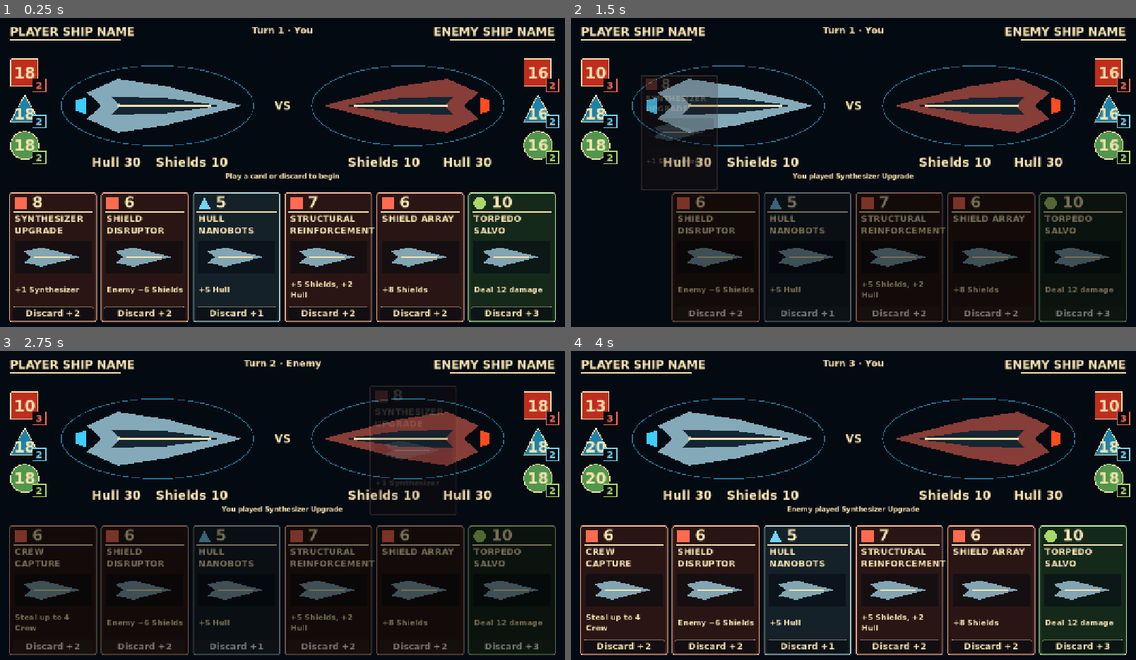
Above: before the commit, frames 1-4 (two rows, left to right).
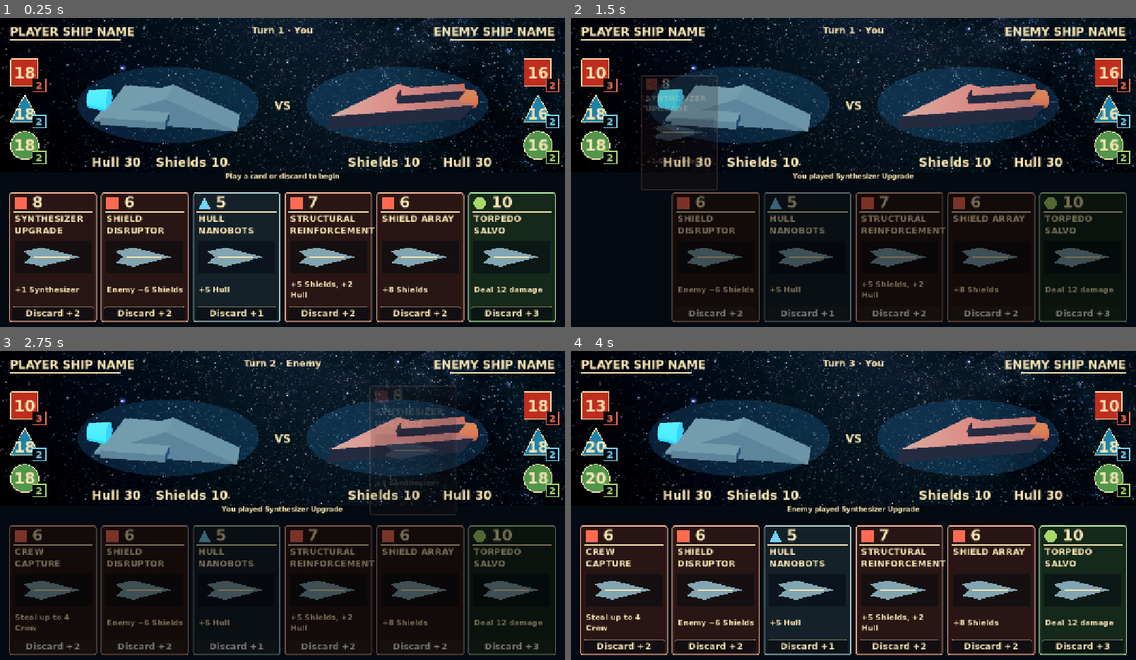
Above: after the commit, the same moments.

Repository: RPGMaster2000/arcospace
Game: Godot game, scene res://scenes/board_3d.tscn
Same seed, same stepped clock (60 frames per second), same inputs: the game is played once before the commit and once after it. Before the commit the project starts from res://scenes/board.tscn.
Inputs (mouse positions are in pixels of both pictures, inside the frame that each line leads up to):
- Up to frame 1 (0.25 s): no input
- Up to frame 2 (1.5 s): click "8" at 0.5 s; move the mouse to (977, 160) at 1.27 s; click (977, 160) at 1.42 s
- Up to frame 3 (2.75 s): drag from (169, 527) to (254, 573) at 2.02 s
- Up to frame 4 (4 s): move the mouse to (910, 440) at 2.77 s; click (910, 440) at 2.92 s; drag from (825, 573) to (684, 462) at 3.52 s

The runs differ from the first frame. In frame 1, 15% of the frame differs, in the area x 0-100%, y 0-50%; in frame 2, 15%; in frame 3, 15%; in frame 4, 15%.

Commit message:
Change the battlefield a bit, as well as the camera settings.

Diff:
--- a/project.godot
+++ b/project.godot
@@ -11,7 +11,7 @@
 [application]
 
 config/name="Arcospace"
-run/main_scene="uid://b8oky8vk8op0d"
+run/main_scene="res://scenes/board_3d.tscn"
 config/features=PackedStringArray("4.7", "Mobile")
 config/icon="res://icon.svg"
 
--- a/scenes/battlefield_3d.tscn
+++ b/scenes/battlefield_3d.tscn
@@ -1,55 +1,86 @@
-[gd_scene load_steps=7 format=3]
+[gd_scene format=3 uid="uid://bwhl34lapmlrp"]
 
+[ext_resource type="Texture2D" uid="uid://sdr8upensafa" path="res://assets/background/starfield.png" id="2_yd1a1"]
 [ext_resource type="PackedScene" path="res://scenes/ship_3d.tscn" id="Ship"]
+
 [sub_resource type="Environment" id="Environment"]
 background_mode = 1
 background_color = Color(0.018, 0.039, 0.067, 1)
 ambient_light_source = 3
 ambient_light_color = Color(0.45, 0.6, 0.8, 1)
 ambient_light_energy = 0.65
+
 [sub_resource type="StandardMaterial3D" id="EnemyMaterial"]
 albedo_color = Color(0.53, 0.24, 0.22, 1)
 metallic = 0.45
 roughness = 0.4
-[sub_resource type="StandardMaterial3D" id="PlanetMaterial"]
-albedo_color = Color(0.17, 0.32, 0.43, 1)
-roughness = 0.95
-[sub_resource type="SphereMesh" id="PlanetMesh"]
-radius = 0.5
-height = 1.0
-radial_segments = 24
-rings = 12
+
 [sub_resource type="StandardMaterial3D" id="EnemyEngine"]
 albedo_color = Color(1, 0.3, 0.12, 1)
 emission_enabled = true
 emission = Color(1, 0.3, 0.12, 1)
 
-[node name="Battlefield" type="Node3D"]
-[node name="WorldEnvironment" type="WorldEnvironment" parent="."]
+[sub_resource type="StandardMaterial3D" id="StandardMaterial3D_i3k6e"]
+shading_mode = 0
+albedo_texture = ExtResource("2_yd1a1")
+
+[sub_resource type="QuadMesh" id="QuadMesh_y84xi"]
+
+[node name="Battlefield" type="Node3D" unique_id=584798678]
+
+[node name="WorldEnvironment" type="WorldEnvironment" parent="." unique_id=248501462]
 environment = SubResource("Environment")
-[node name="Camera3D" type="Camera3D" parent="."]
-position = Vector3(0, 0, 15)
-projection = 1
-size = 12.8
+
+[node name="Camera3D" type="Camera3D" parent="." unique_id=459447815]
+transform = Transform3D(1, 0, 0, 0, 1, 0, 0, 0, 1, 0, 0, 15)
 keep_aspect = 0
 current = true
-[node name="Sun" type="DirectionalLight3D" parent="."]
-rotation = Vector3(-0.6, -0.5, -0.3)
+fov = 50.5
+size = 12.8
+
+[node name="Sun" type="DirectionalLight3D" parent="." unique_id=2115728314]
+transform = Transform3D(0.8207813, 0.56658334, -0.07281119, -0.39885932, 0.6596662, 0.6369862, 0.40893686, -0.49378502, 0.76742923, 0, 0, 0)
 light_color = Color(1, 0.9, 0.75, 1)
-light_energy = 1.5
-[node name="PlayerShip" parent="." instance=ExtResource("Ship")]
-position = Vector3(-2.83, -0.24, 0)
-[node name="EnemyShip" parent="." instance=ExtResource("Ship")]
-position = Vector3(2.84, -0.24, 0)
-rotation = Vector3(0, 3.1415927, 0)
+light_energy = 1.738
+
+[node name="PlayerShip" parent="." unique_id=2061140808 instance=ExtResource("Ship")]
+transform = Transform3D(1, 0, 0, 0, 1, 0, 0, 0, 1, -2.83, -0.24, 0)
+
+[node name="Body" parent="PlayerShip" index="0"]
+transform = Transform3D(0.99680173, 0.07991469, 0, -0.07506968, 0.93636835, -0.3428978, -0.02740257, 0.34180114, 0.9393727, 0, 0, 0)
+
+[node name="Wings" parent="PlayerShip/Body" index="1"]
+transform = Transform3D(1, 0, 0, 0, 1, 0, 0, 0, 1, -0.65, -0.08, 0)
+
+[node name="Engine" parent="PlayerShip/Body" index="2"]
+transform = Transform3D(7.54979e-08, -1, 0, 1, 7.54979e-08, 0, 0, 0, 1, -1.75, 0, 0)
+
+[node name="Shield" parent="PlayerShip" index="1"]
+transform = Transform3D(2.25, 0, 0, 0, 0.95, 0, 0, 0, 1.6, 0, 0, 0)
+
+[node name="EnemyShip" parent="." unique_id=2100820454 instance=ExtResource("Ship")]
+transform = Transform3D(-1, 0, -8.742278e-08, 0, 1, 0, 8.742278e-08, 0, -1, 2.84, -0.24, 0)
+
+[node name="Body" parent="EnemyShip" index="0"]
+transform = Transform3D(0.99680173, 0.07991469, 0, -0.07506968, 0.93636835, -0.3428978, -0.02740257, 0.34180114, 0.9393727, 0, 0, 0)
+
 [node name="Hull" parent="EnemyShip/Body" index="0"]
 material_override = SubResource("EnemyMaterial")
+
+[node name="Wings" parent="EnemyShip/Body" index="1"]
+transform = Transform3D(1, 0, 0, 0, 1, 0, 0, 0, 1, -0.65, -0.08, 0)
+
 [node name="Engine" parent="EnemyShip/Body" index="2"]
+transform = Transform3D(7.54979e-08, -1, 0, 1, 7.54979e-08, 0, 0, 0, 1, -1.75, 0, 0)
 material_override = SubResource("EnemyEngine")
-[node name="Planet" type="MeshInstance3D" parent="."]
-position = Vector3(0, 0.7, -3)
-mesh = SubResource("PlanetMesh")
-material_override = SubResource("PlanetMaterial")
+
+[node name="Shield" parent="EnemyShip" index="1"]
+transform = Transform3D(2.25, 0, 0, 0, 0.95, 0, 0, 0, 1.6, 0, 0, 0)
+
+[node name="MeshInstance3D" type="MeshInstance3D" parent="." unique_id=425268941]
+transform = Transform3D(25.157, 0, 0, 0, 14.15, 0, 0, 0, 0.786, 0, 0, -3.05)
+material_override = SubResource("StandardMaterial3D_i3k6e")
+mesh = SubResource("QuadMesh_y84xi")
 
 [editable path="PlayerShip"]
 [editable path="EnemyShip"]
--- a/scenes/board_3d.tscn
+++ b/scenes/board_3d.tscn
@@ -1,30 +1,386 @@
-[gd_scene load_steps=4 format=3]
-
-[ext_resource type="PackedScene" path="res://scenes/board.tscn" id="Board"]
-[ext_resource type="Script" path="res://scripts/board_3d.gd" id="Script"]
-[ext_resource type="PackedScene" path="res://scenes/battlefield_3d.tscn" id="Battlefield"]
-
-[node name="Board3D" instance=ExtResource("Board")]
+[gd_scene format=3 uid="uid://covijf8vlhce"]
+
+[ext_resource type="Script" uid="uid://centsvm7vv87w" path="res://scripts/card_motion_settings.gd" id="4_6scva"]
+[ext_resource type="PackedScene" uid="uid://bwhl34lapmlrp" path="res://scenes/battlefield_3d.tscn" id="Battlefield"]
+[ext_resource type="PackedScene" uid="uid://b8oky8vk8op0d" path="res://scenes/board.tscn" id="Board"]
+[ext_resource type="Script" uid="uid://dei73i6ba80u3" path="res://scripts/board_3d.gd" id="Script"]
+
+[sub_resource type="StyleBoxFlat" id="StyleBoxFlat_ymbnj"]
+bg_color = Color(0.16, 0.088, 0.08, 1)
+border_width_left = 2
+border_width_top = 2
+border_width_right = 2
+border_width_bottom = 2
+border_color = Color(0.985, 0.72, 0.595, 1)
+corner_radius_top_left = 5
+corner_radius_top_right = 5
+corner_radius_bottom_right = 5
+corner_radius_bottom_left = 5
+
+[sub_resource type="StyleBoxFlat" id="StyleBoxFlat_pdr7n"]
+bg_color = Color(0.2272, 0.16095999, 0.1536, 1)
+border_width_left = 2
+border_width_top = 2
+border_width_right = 2
+border_width_bottom = 2
+border_color = Color(1, 0.96, 0.8, 1)
+corner_radius_top_left = 5
+corner_radius_top_right = 5
+corner_radius_bottom_right = 5
+corner_radius_bottom_left = 5
+
+[sub_resource type="StyleBoxFlat" id="StyleBoxFlat_ldg68"]
+bg_color = Color(0.16, 0.088, 0.08, 1)
+border_width_left = 2
+border_width_top = 2
+border_width_right = 2
+border_width_bottom = 2
+border_color = Color(0.985, 0.72, 0.595, 1)
+corner_radius_top_left = 5
+corner_radius_top_right = 5
+corner_radius_bottom_right = 5
+corner_radius_bottom_left = 5
+
+[sub_resource type="StyleBoxFlat" id="StyleBoxFlat_dpblc"]
+bg_color = Color(0.2272, 0.16095999, 0.1536, 1)
+border_width_left = 2
+border_width_top = 2
+border_width_right = 2
+border_width_bottom = 2
+border_color = Color(1, 0.96, 0.8, 1)
+corner_radius_top_left = 5
+corner_radius_top_right = 5
+corner_radius_bottom_right = 5
+corner_radius_bottom_left = 5
+
+[sub_resource type="StyleBoxFlat" id="StyleBoxFlat_pu1rd"]
+bg_color = Color(0.08, 0.128, 0.16, 1)
+border_width_left = 2
+border_width_top = 2
+border_width_right = 2
+border_width_bottom = 2
+border_color = Color(0.735, 0.845, 0.845, 1)
+corner_radius_top_left = 5
+corner_radius_top_right = 5
+corner_radius_bottom_right = 5
+corner_radius_bottom_left = 5
+
+[sub_resource type="StyleBoxFlat" id="StyleBoxFlat_u2j21"]
+bg_color = Color(0.1536, 0.19776, 0.2272, 1)
+border_width_left = 2
+border_width_top = 2
+border_width_right = 2
+border_width_bottom = 2
+border_color = Color(1, 0.96, 0.8, 1)
+corner_radius_top_left = 5
+corner_radius_top_right = 5
+corner_radius_bottom_right = 5
+corner_radius_bottom_left = 5
+
+[sub_resource type="StyleBoxFlat" id="StyleBoxFlat_u7tku"]
+bg_color = Color(0.08, 0.128, 0.16, 1)
+border_width_left = 2
+border_width_top = 2
+border_width_right = 2
+border_width_bottom = 2
+border_color = Color(0.735, 0.845, 0.845, 1)
+corner_radius_top_left = 5
+corner_radius_top_right = 5
+corner_radius_bottom_right = 5
+corner_radius_bottom_left = 5
+
+[sub_resource type="StyleBoxFlat" id="StyleBoxFlat_iv5ir"]
+bg_color = Color(0.1536, 0.19776, 0.2272, 1)
+border_width_left = 2
+border_width_top = 2
+border_width_right = 2
+border_width_bottom = 2
+border_color = Color(1, 0.96, 0.8, 1)
+corner_radius_top_left = 5
+corner_radius_top_right = 5
+corner_radius_bottom_right = 5
+corner_radius_bottom_left = 5
+
+[sub_resource type="StyleBoxFlat" id="StyleBoxFlat_wqlm3"]
+bg_color = Color(0.08, 0.16, 0.103999995, 1)
+border_width_left = 2
+border_width_top = 2
+border_width_right = 2
+border_width_bottom = 2
+border_color = Color(0.735, 0.945, 0.66999996, 1)
+corner_radius_top_left = 5
+corner_radius_top_right = 5
+corner_radius_bottom_right = 5
+corner_radius_bottom_left = 5
+
+[sub_resource type="StyleBoxFlat" id="StyleBoxFlat_p4gps"]
+bg_color = Color(0.1536, 0.2272, 0.17568, 1)
+border_width_left = 2
+border_width_top = 2
+border_width_right = 2
+border_width_bottom = 2
+border_color = Color(1, 0.96, 0.8, 1)
+corner_radius_top_left = 5
+corner_radius_top_right = 5
+corner_radius_bottom_right = 5
+corner_radius_bottom_left = 5
+
+[sub_resource type="StyleBoxFlat" id="StyleBoxFlat_1kj3p"]
+bg_color = Color(0.08, 0.16, 0.103999995, 1)
+border_width_left = 2
+border_width_top = 2
+border_width_right = 2
+border_width_bottom = 2
+border_color = Color(0.735, 0.945, 0.66999996, 1)
+corner_radius_top_left = 5
+corner_radius_top_right = 5
+corner_radius_bottom_right = 5
+corner_radius_bottom_left = 5
+
+[sub_resource type="StyleBoxFlat" id="StyleBoxFlat_4gy4b"]
+bg_color = Color(0.1536, 0.2272, 0.17568, 1)
+border_width_left = 2
+border_width_top = 2
+border_width_right = 2
+border_width_bottom = 2
+border_color = Color(1, 0.96, 0.8, 1)
+corner_radius_top_left = 5
+corner_radius_top_right = 5
+corner_radius_bottom_right = 5
+corner_radius_bottom_left = 5
+
+[sub_resource type="Resource" id="Resource_l2uug"]
+resource_local_to_scene = true
+script = ExtResource("4_6scva")
+
+[node name="Board3D" unique_id=2024314220 instance=ExtResource("Board")]
 script = ExtResource("Script")
 
-[node name="BattleView" type="SubViewportContainer" parent="." index="1"]
+[node name="BattleView" type="SubViewportContainer" parent="." index="1" unique_id=60709116]
 layout_mode = 0
 offset_right = 1280.0
 offset_bottom = 350.0
 mouse_filter = 2
 stretch = true
-[node name="Viewport" type="SubViewport" parent="BattleView"]
+
+[node name="Viewport" type="SubViewport" parent="BattleView" index="0" unique_id=810749420]
+own_world_3d = true
 transparent_bg = true
 handle_input_locally = false
 size = Vector2i(1280, 350)
 render_target_update_mode = 4
-own_world_3d = true
-[node name="Battlefield" parent="BattleView/Viewport" instance=ExtResource("Battlefield")]
-
-[node name="PlayerShip" parent="." ]
-visible = false
-[node name="EnemyShip" parent="." ]
-visible = false
-[node name="BattleEffects" parent="."]
+
+[node name="Battlefield" parent="BattleView/Viewport" index="0" unique_id=2050030905 instance=ExtResource("Battlefield")]
+
+[node name="PlayerShip" parent="." index="12" unique_id=618961774]
+visible = false
+
+[node name="EnemyShip" parent="." index="13" unique_id=913091351]
+visible = false
+
+[node name="ShieldPlatingCard" parent="." index="20" unique_id=2042586335]
+tooltip_text = "Shield Plating
++4 Shields
+Right-click: discard (+1 Materials)"
+theme_override_styles/normal = SubResource("StyleBoxFlat_ymbnj")
+theme_override_styles/pressed = SubResource("StyleBoxFlat_pdr7n")
+theme_override_styles/hover = SubResource("StyleBoxFlat_pdr7n")
+theme_override_styles/disabled = SubResource("StyleBoxFlat_ymbnj")
+
+[node name="ResourceIcon" parent="ShieldPlatingCard" index="0"]
+anchors_preset = 0
+
+[node name="Energy" parent="ShieldPlatingCard/ResourceIcon" index="1"]
+visible = false
+
+[node name="Crew" parent="ShieldPlatingCard/ResourceIcon" index="2"]
+visible = false
+
+[node name="TitleLabel" parent="ShieldPlatingCard" index="3"]
+text = "SHIELD PLATING"
+
+[node name="ArtPlaceholder" parent="ShieldPlatingCard" index="4"]
+anchors_preset = 0
+
+[node name="DiscardButton" parent="ShieldPlatingCard" index="6"]
+tooltip_text = "Recover 1 Materials"
+
+[node name="SynthesizerUpgradeCard" parent="." index="21" unique_id=1150386306]
+tooltip_text = "Synthesizer Upgrade
++1 Synthesizer
+Right-click: discard (+2 Materials)"
+theme_override_styles/normal = SubResource("StyleBoxFlat_ldg68")
+theme_override_styles/pressed = SubResource("StyleBoxFlat_dpblc")
+theme_override_styles/hover = SubResource("StyleBoxFlat_dpblc")
+theme_override_styles/disabled = SubResource("StyleBoxFlat_ldg68")
+
+[node name="ResourceIcon" parent="SynthesizerUpgradeCard" index="0"]
+anchors_preset = 0
+
+[node name="Energy" parent="SynthesizerUpgradeCard/ResourceIcon" index="1"]
+visible = false
+
+[node name="Crew" parent="SynthesizerUpgradeCard/ResourceIcon" index="2"]
+visible = false
+
+[node name="CostLabel" parent="SynthesizerUpgradeCard" index="1"]
+text = "8"
+
+[node name="TitleLabel" parent="SynthesizerUpgradeCard" index="3"]
+text = "SYNTHESIZER UPGRADE"
+
+[node name="ArtPlaceholder" parent="SynthesizerUpgradeCard" index="4"]
+anchors_preset = 0
+
+[node name="DescriptionLabel" parent="SynthesizerUpgradeCard" index="5"]
+text = "+1 Synthesizer"
+
+[node name="DiscardButton" parent="SynthesizerUpgradeCard" index="6"]
+tooltip_text = "Recover 2 Materials"
+text = "Discard +2"
+
+[node name="LaserBurstCard" parent="." index="22" unique_id=1370597201]
+tooltip_text = "Laser Burst
+Deal 6 damage
+Right-click: discard (+2 Energy)"
+theme_override_styles/normal = SubResource("StyleBoxFlat_pu1rd")
+theme_override_styles/pressed = SubResource("StyleBoxFlat_u2j21")
+theme_override_styles/hover = SubResource("StyleBoxFlat_u2j21")
+theme_override_styles/disabled = SubResource("StyleBoxFlat_pu1rd")
+
+[node name="ResourceIcon" parent="LaserBurstCard" index="0"]
+anchors_preset = 0
+
+[node name="Materials" parent="LaserBurstCard/ResourceIcon" index="0"]
+visible = false
+
+[node name="Crew" parent="LaserBurstCard/ResourceIcon" index="2"]
+visible = false
+
+[node name="CostLabel" parent="LaserBurstCard" index="1"]
+text = "6"
+
+[node name="TitleLabel" parent="LaserBurstCard" index="3"]
+text = "LASER BURST"
+
+[node name="ArtPlaceholder" parent="LaserBurstCard" index="4"]
+anchors_preset = 0
+
+[node name="DescriptionLabel" parent="LaserBurstCard" index="5"]
+text = "Deal 6 damage"
+
+[node name="DiscardButton" parent="LaserBurstCard" index="6"]
+tooltip_text = "Recover 2 Energy"
+text = "Discard +2"
+
+[node name="EnergyCellCard" parent="." index="23" unique_id=372245618]
+tooltip_text = "Energy Cell
++4 Energy
+Right-click: discard (+1 Energy)"
+theme_override_styles/normal = SubResource("StyleBoxFlat_u7tku")
+theme_override_styles/pressed = SubResource("StyleBoxFlat_iv5ir")
+theme_override_styles/hover = SubResource("StyleBoxFlat_iv5ir")
+theme_override_styles/disabled = SubResource("StyleBoxFlat_u7tku")
+
+[node name="ResourceIcon" parent="EnergyCellCard" index="0"]
+anchors_preset = 0
+
+[node name="Materials" parent="EnergyCellCard/ResourceIcon" index="0"]
+visible = false
+
+[node name="Crew" parent="EnergyCellCard/ResourceIcon" index="2"]
+visible = false
+
+[node name="TitleLabel" parent="EnergyCellCard" index="3"]
+text = "ENERGY CELL"
+
+[node name="ArtPlaceholder" parent="EnergyCellCard" index="4"]
+anchors_preset = 0
+
+[node name="DescriptionLabel" parent="EnergyCellCard" index="5"]
+text = "+4 Energy"
+
+[node name="DiscardButton" parent="EnergyCellCard" index="6"]
+tooltip_text = "Recover 1 Energy"
+
+[node name="QuartersUpgradeCard" parent="." index="24" unique_id=926793025]
+tooltip_text = "Quarters Upgrade
++1 Quarters
+Right-click: discard (+2 Crew)"
+theme_override_styles/normal = SubResource("StyleBoxFlat_wqlm3")
+theme_override_styles/pressed = SubResource("StyleBoxFlat_p4gps")
+theme_override_styles/hover = SubResource("StyleBoxFlat_p4gps")
+theme_override_styles/disabled = SubResource("StyleBoxFlat_wqlm3")
+
+[node name="ResourceIcon" parent="QuartersUpgradeCard" index="0"]
+anchors_preset = 0
+
+[node name="Materials" parent="QuartersUpgradeCard/ResourceIcon" index="0"]
+visible = false
+
+[node name="Energy" parent="QuartersUpgradeCard/ResourceIcon" index="1"]
+visible = false
+
+[node name="CostLabel" parent="QuartersUpgradeCard" index="1"]
+text = "8"
+
+[node name="TitleLabel" parent="QuartersUpgradeCard" index="3"]
+text = "QUARTERS UPGRADE"
+
+[node name="ArtPlaceholder" parent="QuartersUpgradeCard" index="4"]
+anchors_preset = 0
+
+[node name="DescriptionLabel" parent="QuartersUpgradeCard" index="5"]
+text = "+1 Quarters"
+
+[node name="DiscardButton" parent="QuartersUpgradeCard" index="6"]
+tooltip_text = "Recover 2 Crew"
+text = "Discard +2"
+
+[node name="TorpedoSalvoCard" parent="." index="25" unique_id=464282260]
+tooltip_text = "Torpedo Salvo
+Deal 12 damage
+Right-click: discard (+3 Crew)"
+theme_override_styles/normal = SubResource("StyleBoxFlat_1kj3p")
+theme_override_styles/pressed = SubResource("StyleBoxFlat_4gy4b")
+theme_override_styles/hover = SubResource("StyleBoxFlat_4gy4b")
+theme_override_styles/disabled = SubResource("StyleBoxFlat_1kj3p")
+
+[node name="ResourceIcon" parent="TorpedoSalvoCard" index="0"]
+anchors_preset = 0
+
+[node name="Materials" parent="TorpedoSalvoCard/ResourceIcon" index="0"]
+visible = false
+
+[node name="Energy" parent="TorpedoSalvoCard/ResourceIcon" index="1"]
+visible = false
+
+[node name="CostLabel" parent="TorpedoSalvoCard" index="1"]
+text = "10"
+
+[node name="TitleLabel" parent="TorpedoSalvoCard" index="3"]
+text = "TORPEDO SALVO"
+
+[node name="ArtPlaceholder" parent="TorpedoSalvoCard" index="4"]
+anchors_preset = 0
+
+[node name="DescriptionLabel" parent="TorpedoSalvoCard" index="5"]
+text = "Deal 12 damage"
+
+[node name="DiscardButton" parent="TorpedoSalvoCard" index="6"]
+tooltip_text = "Recover 3 Crew"
+text = "Discard +3"
+
+[node name="CardMotion" parent="." index="32"]
+settings = SubResource("Resource_l2uug")
+
+[node name="BattleEffects" parent="." index="33"]
 player_ship_path = NodePath("BattleView/Viewport/Battlefield/PlayerShip")
 enemy_ship_path = NodePath("BattleView/Viewport/Battlefield/EnemyShip")
+
+[editable path="ShieldPlatingCard"]
+[editable path="SynthesizerUpgradeCard"]
+[editable path="LaserBurstCard"]
+[editable path="EnergyCellCard"]
+[editable path="QuartersUpgradeCard"]
+[editable path="TorpedoSalvoCard"]
Binary file added: assets/background/starfield.png
Not shown, added: assets/background/starfield.png.import
Not shown, added: tests/battle_effects_test.gd.uid
Not shown, added: tests/board_3d_test.gd.uid
